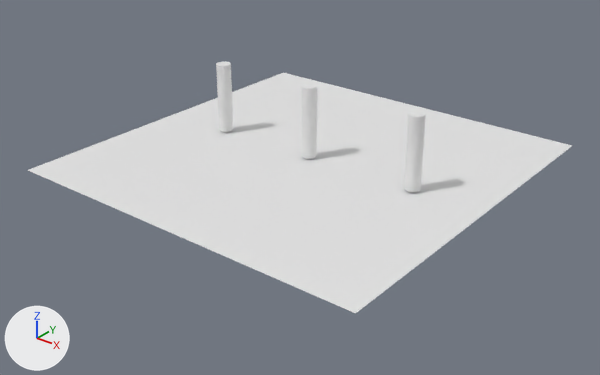
A saved change to the glTF model Banderas.glb.
Both versions are drawn from a 50 mm camera at (2.42, -3.1, 1.73) aimed at (0.05, -0.14, -0.1). Arrows for +X, +Y and +Z are at lower left; the lights stay in place.

Before the edit, the objects in view are built like this:
```python
me_cylinder = bpy.data.meshes.new('Cylinder')
me_cylinder.from_pydata(...)  # a 32-sided cylinder along z spanning x -0.039..0.039, y -0.039..0.039, z -0.188..0.188
me_cylinder_001 = bpy.data.meshes.new('Cylinder.001')
me_cylinder_001.from_pydata(...)  # a 32-sided cylinder along z spanning x -0.039..0.039, y -0.039..0.039, z -0.188..0.188
me_cylinder_002 = bpy.data.meshes.new('Cylinder.002')
me_cylinder_002.from_pydata(...)  # a 32-sided cylinder along z spanning x -0.039..0.039, y -0.039..0.039, z -0.188..0.188
me_plane = bpy.data.meshes.new('Plane')
me_plane.from_pydata([(-1.0, -1.0, 0.0), (1.0, -1.0, 0.0), (-1.0, 1.0, 0.0), (1.0, 1.0, 0.0)], [], [(0, 1, 3), (0, 3, 2)])
ob_cylinder = bpy.data.objects.new('Cylinder', me_cylinder)
ob_cylinder.location = (-0.582, 0.0, 0.199)
ob_cylinder_001 = bpy.data.objects.new('Cylinder.001', me_cylinder_001)
ob_cylinder_001.location = (0.001, 0.0, 0.199)
ob_cylinder_002 = bpy.data.objects.new('Cylinder.002', me_cylinder_002)
ob_cylinder_002.location = (0.621, 0.0, 0.199)
ob_plane = bpy.data.objects.new('Plane', me_plane)
ob_plane.location = (0.0, 0.0, 0.0)
```
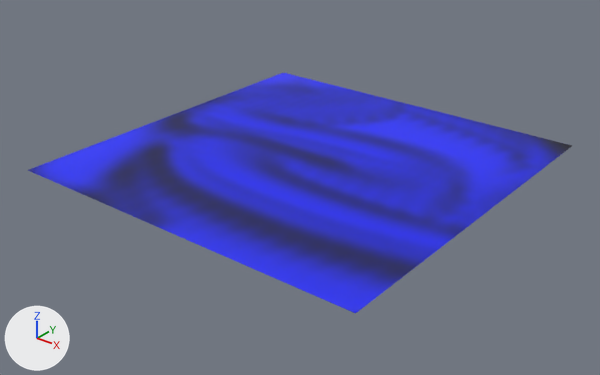
Pixel boxes [x1, y1, x2, y2] of what changed, in the pictures (600 x 375 px):
'Plane', recoloured (white to blue): [28, 73, 572, 313] in both
'Cylinder.002', deleted: before [404, 111, 426, 192]
'Cylinder.001', deleted: before [302, 83, 317, 159]
'Cylinder', deleted: before [216, 62, 233, 132]

The change in detail:
Picture 'Untitled' (img_untitled) is new.
Material 'Material.001' (mat_material_001) is new.
Its texture is img_untitled.
me_plane has 4 vertices, 2 faces and spans x -1.0..1.0, y -1.0..1.0, z 0.0.
me_plane now uses material mat_material_001 (picture img_untitled).
Object 'Cylinder' (ob_cylinder) is deleted.
Object 'Cylinder.001' (ob_cylinder_001) is deleted.
Object 'Cylinder.002' (ob_cylinder_002) is deleted.
